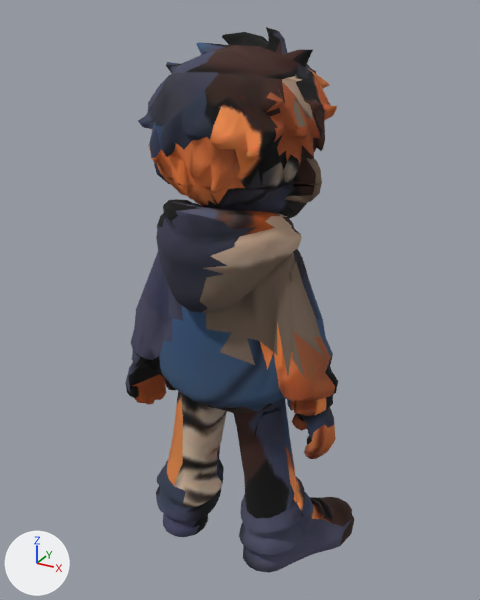
A saved change to the glTF model modelos/personajes/chavo_sudadera.glb.
Camera for both pictures: a 50 mm lens placed at (0.859, -1.568, 1.632), pointed at (-0.013, 0.016, 0.84). Lighting does not change. The marker at lower left points along +X, +Y and +Z. The older version comes first. Where no turn or scale is listed for an object, it has been applied to the vertices. Vertices at exactly the same position are counted once.

Objects in the first picture: 'BrazoDerecho', 'BrazoIzquierdo', 'Cabeza', 'PiernaDerecha', 'PiernaIzquierda', 'Torso'.
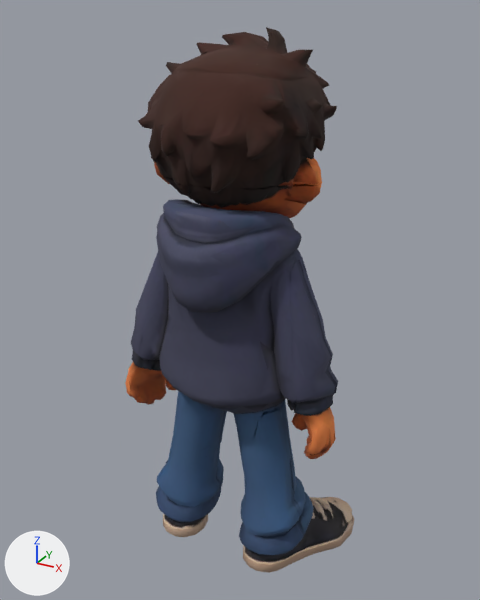
Pixel boxes [x1, y1, x2, y2] of what changed, in the pictures (480 x 600 px; the box of a moved part takes in the faces that stretch with it):
```json
{"part": 1, "of": "me_brazoderecho2", "change": "surface changed", "before": [290, 260, 338, 459], "after": [290, 260, 338, 459], "on screen": "brown to blue"}
{"part": 2, "of": "me_brazoizquierdo2", "change": "surface changed", "before": [125, 350, 176, 405], "after": [125, 350, 176, 405], "on screen": "black to brown"}
{"part": 3, "of": "me_cabeza2", "change": "surface changed", "before": [138, 27, 337, 229], "after": [138, 27, 337, 229]}
{"part": 4, "of": "me_piernaderecha2", "change": "surface changed", "before": [237, 400, 355, 573], "after": [237, 400, 355, 573]}
{"part": 5, "of": "me_piernaizquierda2", "change": "surface changed", "before": [156, 391, 227, 537], "after": [156, 391, 227, 537]}
{"part": 6, "of": "me_torso2", "change": "moved or reshaped", "after": [289, 256, 309, 411], "on screen": "not visible before"}
{"part": 7, "of": "me_torso2", "change": "moved or reshaped", "before": [155, 163, 320, 203], "on screen": "not visible afterwards"}
{"part": 8, "of": "me_torso2", "change": "moved or reshaped", "before": [289, 256, 309, 411], "after": [155, 163, 320, 203]}
{"part": 9, "of": "me_torso2", "change": "surface changed", "before": [138, 164, 321, 439], "after": [138, 164, 321, 439]}
```

The change, as JSON lines over the scene's bpy script:
```json
{"block": "me_brazoderecho2", "where": "me_brazoderecho2.from_pydata(...)  # 188 vertices, 372 faces; spans x -0.074..0.076, y -0.167..0.01, z -0.565..0.019"}
{"block": "me_brazoderecho2", "where": "# used by ob_brazoderecho; location = (0.27, 0.0, 1.016)"}
{"block": "me_brazoderecho2", "change": "me_brazoderecho2 part 1: 372 kept faces spanning x -0.074..0.076, y -0.167..0.01, z -0.565..0.019 get new texture (UV) coordinates"}
{"block": "me_brazoizquierdo2", "where": "me_brazoizquierdo2.from_pydata(...)  # 192 vertices, 380 faces; spans x -0.082..0.067, y -0.168..0.011, z -0.563..0.024"}
{"block": "me_brazoizquierdo2", "where": "# used by ob_brazoizquierdo; location = (-0.27, 0.0, 1.016)"}
{"block": "me_brazoizquierdo2", "change": "me_brazoizquierdo2 part 2: 371 kept faces spanning x -0.082..0.067, y -0.168..0.011, z -0.563..0.024 get new texture (UV) coordinates"}
{"block": "me_cabeza2", "where": "me_cabeza2.from_pydata(...)  # 951 vertices, 1905 faces; spans x -0.262..0.25, y -0.251..0.282, z -0.01..0.507"}
{"block": "me_cabeza2", "where": "# used by ob_cabeza; location = (0.0, 0.0, 1.08)"}
{"block": "me_cabeza2", "change": "me_cabeza2 part 3: 1878 kept faces spanning x -0.262..0.25, y -0.251..0.282, z -0.01..0.507 get new texture (UV) coordinates"}
{"block": "me_piernaderecha2", "where": "me_piernaderecha2.from_pydata(...)  # 404 vertices, 804 faces; spans x -0.152..0.173, y -0.194..0.227, z -0.524..0.051"}
{"block": "me_piernaderecha2", "where": "# used by ob_piernaderecha; location = (0.178, 0.0, 0.524)"}
{"block": "me_piernaderecha2", "change": "me_piernaderecha2 part 4: 804 kept faces spanning x -0.152..0.173, y -0.194..0.227, z -0.524..0.051 get new texture (UV) coordinates"}
{"block": "me_piernaizquierda2", "where": "me_piernaizquierda2.from_pydata(...)  # 401 vertices, 798 faces; spans x -0.173..0.151, y -0.193..0.226, z -0.524..0.05"}
{"block": "me_piernaizquierda2", "where": "# used by ob_piernaizquierda; location = (-0.178, 0.0, 0.524)"}
{"block": "me_piernaizquierda2", "change": "me_piernaizquierda2 part 5: 798 kept faces spanning x -0.173..0.151, y -0.193..0.226, z -0.524..0.05 get new texture (UV) coordinates"}
{"block": "me_torso2", "where": "me_torso2.from_pydata(...)  # 900 vertices, 1806 faces; spans x -0.277..0.275, y -0.282..0.146, z -0.036..0.709"}
{"block": "me_torso2", "where": "# used by ob_torso; location = (0.0, 0.0, 0.524)"}
{"block": "me_torso2", "change": "me_torso2 part 6"}
{"op": "set", "path": "me_torso2.vertices[888].co", "old": "(-0.101, -0.059, -0.002)", "new": "(0.238, -0.062, 0.217)"}
{"block": "me_torso2", "change": "me_torso2 part 7"}
{"op": "set", "path": "me_torso2.vertices[889].co", "old": "(-0.007, -0.079, 0.676)", "new": "(-0.239, -0.06, 0.217)"}
{"block": "me_torso2", "change": "me_torso2 part 8"}
{"op": "set", "path": "me_torso2.vertices[893].co", "old": "(0.238, -0.062, 0.217)", "new": "(-0.007, -0.079, 0.676)"}
{"block": "me_torso2", "change": "me_torso2 part 9: 1615 kept faces spanning x -0.277..0.275, y -0.282..0.146, z -0.036..0.709 get new texture (UV) coordinates"}
```
